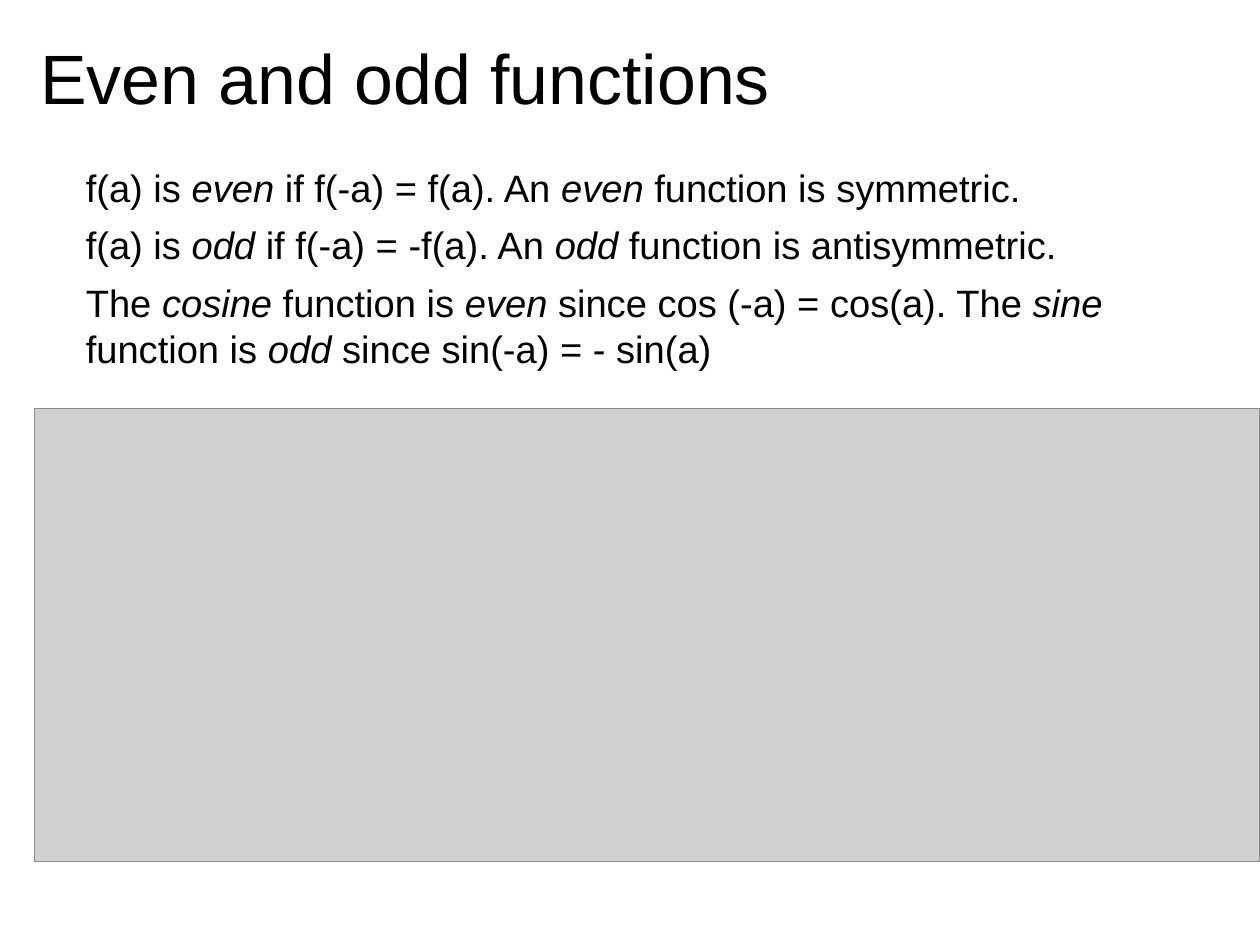
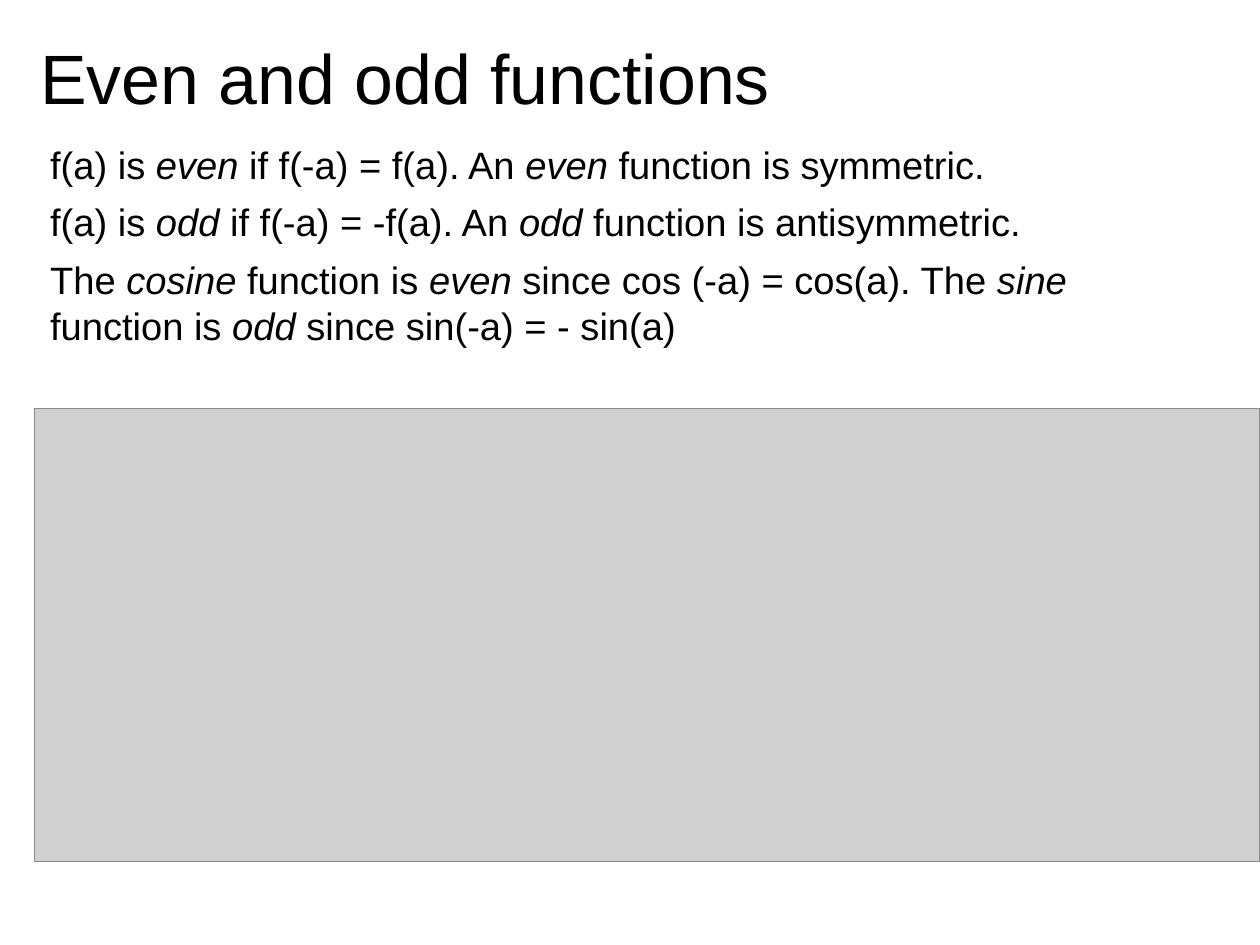
Before and after one commit to MTG/sms-tools, a slide deck: slide 12 of teaching-material/slides/1-Introduction/1-Basic-mathematics.odp. Drawn at 1260x945 pixels with LibreOffice and Linux fonts; fonts in the diff are those of the drawing; grey boxes stand for pictures. Boxes give left, top, right and bottom in pixels: in the first picture for what was removed or moved away, otherwise in the second. Text is boxed around its words. In the diff, an @@ line names an element or a change of style, - is before the commit and + after.

```diff
--- a/teaching-material/slides/1-Introduction/1-Basic-mathematics.odp
+++ b/teaching-material/slides/1-Introduction/1-Basic-mathematics.odp
@@ text "f(a) is even if f(-a) ...": place and size @@
-text "f(a) is even if f(-a) ..." at box(86, 174, 1103, 371)
+text "f(a) is even if f(-a) ..." at box(50, 151, 1067, 348)
```
Also in this commit, not shown: 6 other slides changed, 18 other files.
